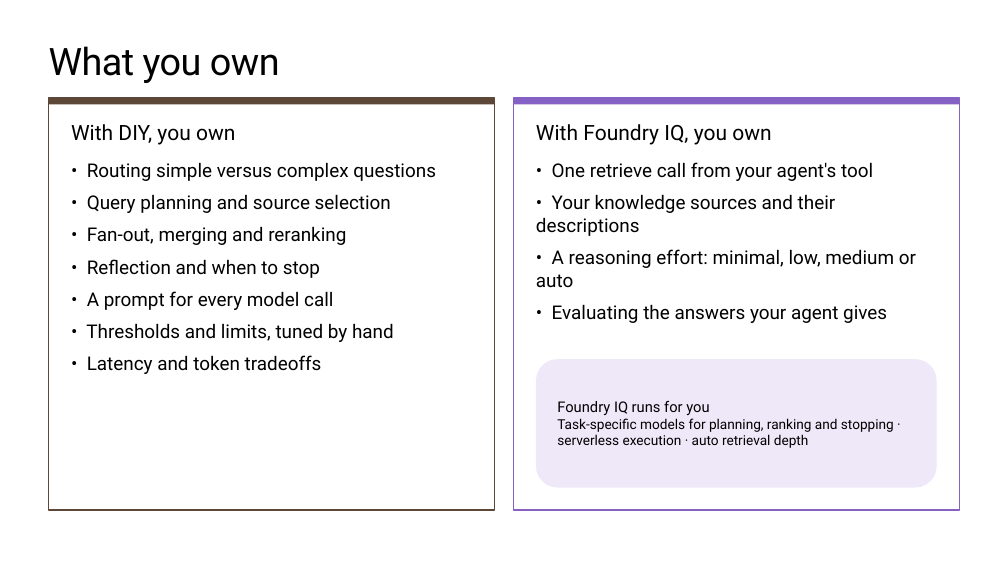
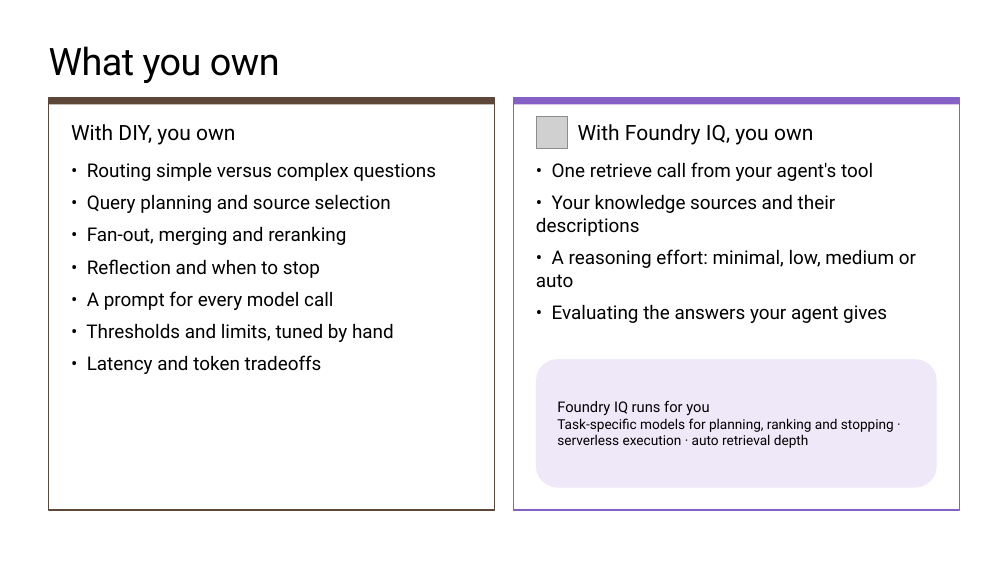
Before and after one commit to microsoft/ignite26-BRK300-building-agentic-retrieval-from-diy-to-foundry-iq, a slide deck: slide 53 of IgniteBRK300-WorkingDeck.pptx (slide 46 before the commit). Drawn at 1008x567 pixels with LibreOffice and Linux fonts; fonts in the diff are those of the drawing; grey boxes stand for pictures; background and template pictures are left out. Boxes give left, top, right and bottom in pixels: in the first picture for what was removed or moved away, otherwise in the second. Text is boxed around its words. In the diff, an @@ line names an element or a change of style, - is before the commit and + after.

```diff
--- a/IgniteBRK300-WorkingDeck.pptx
+++ b/IgniteBRK300-WorkingDeck.pptx
@@ picture added at bbox=[536, 116, 568, 148] @@
@@ text "With Foundry IQ, you own": place and size @@
-text "With Foundry IQ, you own" at bbox=[536, 124, 771, 145]
+text "With Foundry IQ, you own" at bbox=[578, 124, 813, 145]
```
Also in this commit, not shown: 33 other slides changed, 8 slides added.
